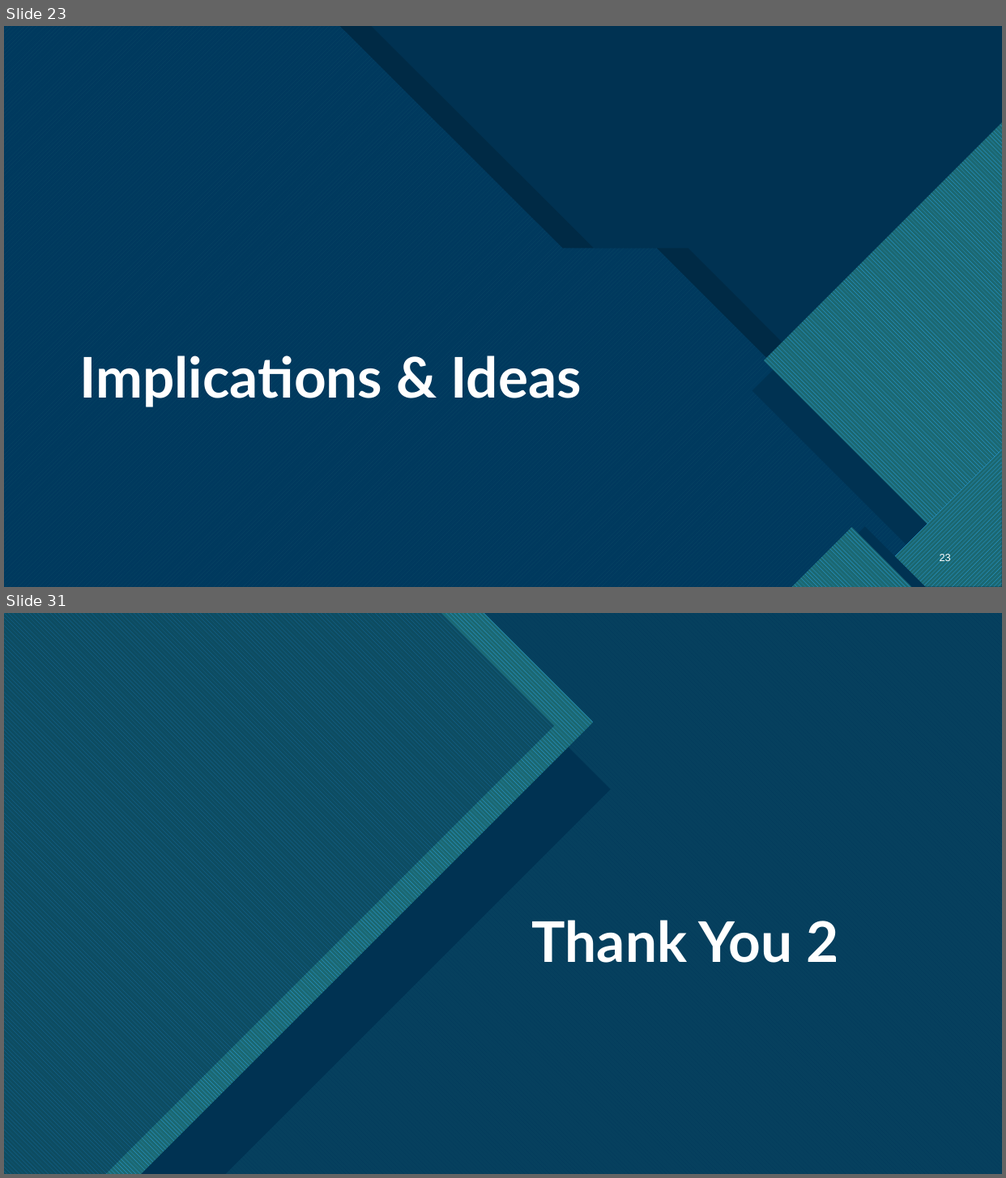
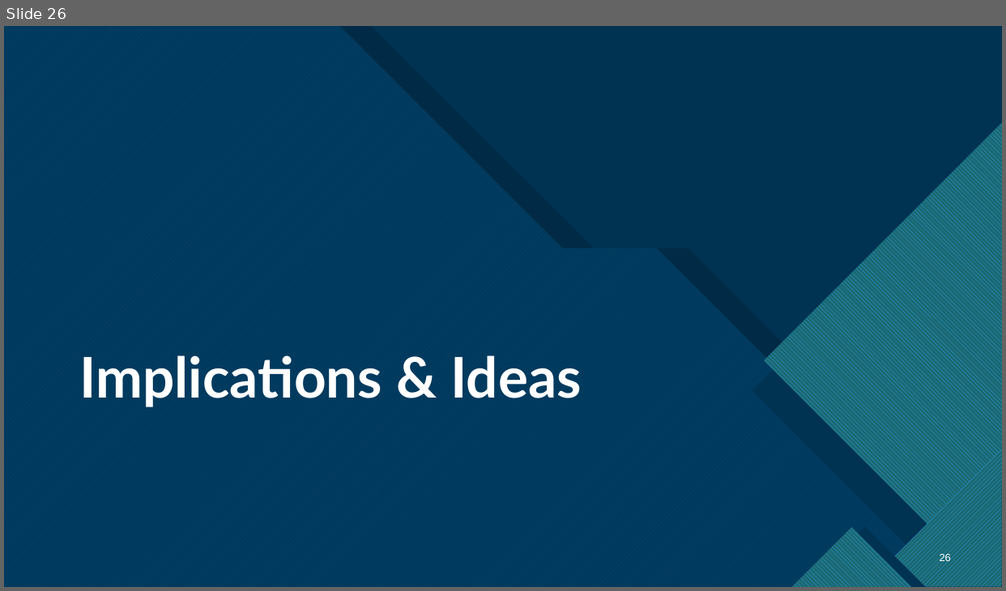
Before and after one commit to HunBurry/hon450-451, a slide deck: docs/Honors Thesis Presentation.pptx. Shown one above the other, each under a label of ours: slides 23 and 31 before the commit, slide 26 after it; the slides between them are not shown. The pictures are 1006x1178 and 1006x591 pixels, drawn with LibreOffice and Linux fonts; fonts in the diff are those of the drawing. Boxes give left, top, right and bottom in pixels: in the first picture for what was removed or moved away, otherwise in the second. Text is boxed around its words. In the diff, an @@ line names an element or a change of style, - is before the commit and + after.

```diff
--- a/docs/Honors Thesis Presentation.pptx
+++ b/docs/Honors Thesis Presentation.pptx
@@ slide 31 removed at <box>4,613,1002,1174</box>, background #FFFFFF; not listed: 9 template elements that a slide beside it also shows @@
@@ rectangle removed at <box>4,613,1002,1174</box> @@
@@ freeform shape removed at <box>4,613,1002,1174</box> @@
@@ freeform shape removed at <box>4,613,1002,1174</box> @@
@@ freeform shape removed at <box>4,613,1002,1174</box> @@
@@ freeform shape removed at <box>4,613,611,1174</box> @@
@@ freeform shape removed at <box>4,613,594,1174</box> @@
@@ freeform shape removed at <box>4,613,555,1174</box> @@
@@ title removed at <box>532,920,838,963</box> @@
-Thank You 2
@@ what was slide 23 is now slide 26 @@
@@ page number at <box>940,554,951,564</box>: text changed @@
-23
+26
```
Also in this commit, not shown: 3 slides changed, 9 slides added, 10 other slides removed.
